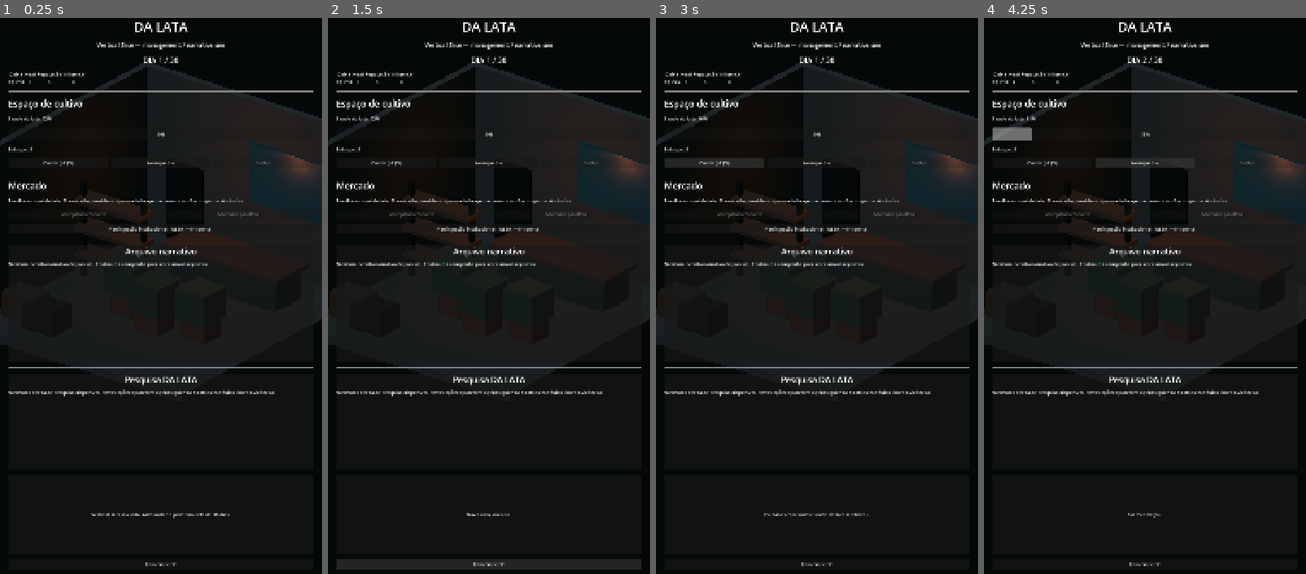
Above: before the commit, frames 1-4 (left to right).
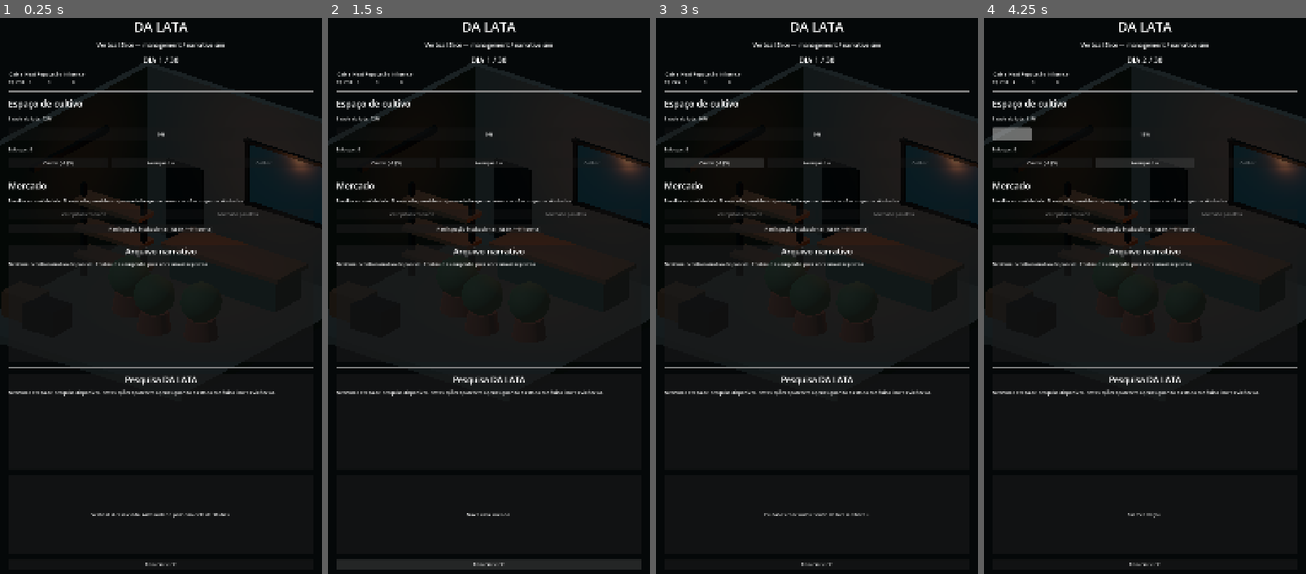
Above: after the commit, the same moments.

Repository: az1nn/growing-rio
Game: Godot game, scene res://scenes/main/main.tscn
Same seed, same stepped clock (60 frames per second), same inputs: the game is played once before the commit and once after it.
Inputs:
- Up to frame 1 (0.25 s): no input
- Up to frame 2 (1.5 s): click "Reiniciar ciclo" at 0.5 s; click "Reiniciar ciclo" at 1.25 s
- Up to frame 3 (3 s): click "Reiniciar ciclo" at 2 s; click "Cuidar (-R$5)" at 2.75 s
- Up to frame 4 (4.25 s): click "Avançar dia" at 3.5 s

The runs differ from the first frame. In frame 1, 0.5% of the frame differs, in the area x 75-100%, y 21-39%; in frame 2, 0.5%; in frame 3, 0.5%; in frame 4, 0.5%.

Commit message:
feat(cena): promote reusable materials and prop silhouettes

Diff:
--- /dev/null
+++ b/resources/visual/materials/concrete.tres
@@ -0,0 +1,5 @@
+[gd_resource type="StandardMaterial3D" format=3]
+
+[resource]
+albedo_color = Color(0.245, 0.255, 0.24, 1)
+roughness = 0.93
--- /dev/null
+++ b/resources/visual/materials/foliage.tres
@@ -0,0 +1,5 @@
+[gd_resource type="StandardMaterial3D" format=3]
+
+[resource]
+albedo_color = Color(0.065, 0.33, 0.16, 1)
+roughness = 0.78
--- /dev/null
+++ b/resources/visual/materials/metal_dark.tres
@@ -0,0 +1,6 @@
+[gd_resource type="StandardMaterial3D" format=3]
+
+[resource]
+albedo_color = Color(0.105, 0.12, 0.125, 1)
+metallic = 0.72
+roughness = 0.34
--- /dev/null
+++ b/resources/visual/materials/terracotta.tres
@@ -0,0 +1,5 @@
+[gd_resource type="StandardMaterial3D" format=3]
+
+[resource]
+albedo_color = Color(0.52, 0.18, 0.085, 1)
+roughness = 0.9
--- /dev/null
+++ b/resources/visual/materials/tile_teal.tres
@@ -0,0 +1,6 @@
+[gd_resource type="StandardMaterial3D" format=3]
+
+[resource]
+albedo_color = Color(0.04, 0.255, 0.235, 1)
+metallic = 0.04
+roughness = 0.48
--- /dev/null
+++ b/resources/visual/materials/window_glass.tres
@@ -0,0 +1,6 @@
+[gd_resource type="StandardMaterial3D" format=3]
+
+[resource]
+albedo_color = Color(0.08, 0.29, 0.37, 1)
+metallic = 0.08
+roughness = 0.24
--- /dev/null
+++ b/resources/visual/materials/wood_warm.tres
@@ -0,0 +1,5 @@
+[gd_resource type="StandardMaterial3D" format=3]
+
+[resource]
+albedo_color = Color(0.36, 0.215, 0.115, 1)
+roughness = 0.73
--- a/scenes/visual/operation_diorama.tscn
+++ b/scenes/visual/operation_diorama.tscn
@@ -1,4 +1,12 @@
-[gd_scene load_steps=20 format=3]
+[gd_scene load_steps=23 format=3]
+
+[ext_resource type="Material" path="res://resources/visual/materials/concrete.tres" id="1_concrete"]
+[ext_resource type="Material" path="res://resources/visual/materials/tile_teal.tres" id="2_tile"]
+[ext_resource type="Material" path="res://resources/visual/materials/metal_dark.tres" id="3_metal"]
+[ext_resource type="Material" path="res://resources/visual/materials/wood_warm.tres" id="4_wood"]
+[ext_resource type="Material" path="res://resources/visual/materials/terracotta.tres" id="5_terracotta"]
+[ext_resource type="Material" path="res://resources/visual/materials/foliage.tres" id="6_foliage"]
+[ext_resource type="Material" path="res://resources/visual/materials/window_glass.tres" id="7_glass"]
 
 [sub_resource type="Environment" id="Environment_operation"]
 background_mode = 1
@@ -8,35 +16,6 @@
 ambient_light_energy = 0.62
 ambient_light_sky_contribution = 0.0
 
-[sub_resource type="StandardMaterial3D" id="Material_concrete"]
-albedo_color = Color(0.28, 0.29, 0.27, 1)
-roughness = 0.9
-
-[sub_resource type="StandardMaterial3D" id="Material_tile"]
-albedo_color = Color(0.055, 0.23, 0.22, 1)
-roughness = 0.62
-
-[sub_resource type="StandardMaterial3D" id="Material_metal"]
-albedo_color = Color(0.13, 0.15, 0.15, 1)
-metallic = 0.58
-roughness = 0.38
-
-[sub_resource type="StandardMaterial3D" id="Material_wood"]
-albedo_color = Color(0.34, 0.21, 0.13, 1)
-roughness = 0.78
-
-[sub_resource type="StandardMaterial3D" id="Material_terracotta"]
-albedo_color = Color(0.5, 0.2, 0.105, 1)
-roughness = 0.92
-
-[sub_resource type="StandardMaterial3D" id="Material_green"]
-albedo_color = Color(0.09, 0.31, 0.17, 1)
-roughness = 0.74
-
-[sub_resource type="StandardMaterial3D" id="Material_window"]
-albedo_color = Color(0.12, 0.35, 0.43, 1)
-roughness = 0.3
-
 [sub_resource type="BoxMesh" id="Mesh_floor"]
 size = Vector3(7.4, 0.22, 8)
 
@@ -64,14 +43,30 @@
 [sub_resource type="BoxMesh" id="Mesh_shelf"]
 size = Vector3(2.2, 0.12, 0.72)
 
-[sub_resource type="BoxMesh" id="Mesh_planter"]
-size = Vector3(0.78, 0.5, 0.78)
-
-[sub_resource type="BoxMesh" id="Mesh_canopy"]
-size = Vector3(0.98, 0.86, 0.98)
+[sub_resource type="CylinderMesh" id="Mesh_planter"]
+top_radius = 0.38
+bottom_radius = 0.48
+height = 0.58
+radial_segments = 12
+rings = 1
+
+[sub_resource type="SphereMesh" id="Mesh_canopy"]
+radius = 0.58
+height = 1.08
+radial_segments = 10
+rings = 5
 
 [sub_resource type="BoxMesh" id="Mesh_crate"]
 size = Vector3(1.0, 0.72, 0.82)
+
+[sub_resource type="BoxMesh" id="Mesh_trim_horizontal"]
+size = Vector3(2.9, 0.1, 0.1)
+
+[sub_resource type="BoxMesh" id="Mesh_trim_vertical"]
+size = Vector3(0.1, 1.95, 0.1)
+
+[sub_resource type="BoxMesh" id="Mesh_pipe"]
+size = Vector3(0.16, 0.16, 3.3)
 
 [node name="OperationDiorama" type="Node3D"]
 
@@ -91,112 +86,138 @@
 [node name="CoolKey" type="DirectionalLight3D" parent="."]
 rotation = Vector3(-0.88, -0.58, 0)
 light_color = Color(0.72, 0.84, 0.94, 1)
-light_energy = 0.82
+light_energy = 0.74
 shadow_enabled = false
 
 [node name="WarmPractical" type="OmniLight3D" parent="."]
 position = Vector3(0.7, 3.15, -1.05)
 light_color = Color(1, 0.55, 0.31, 1)
-light_energy = 2.0
+light_energy = 1.72
 omni_range = 5.2
 shadow_enabled = false
 
 [node name="Floor" type="MeshInstance3D" parent="."]
 position = Vector3(0, -0.11, 0)
-material_override = SubResource("Material_concrete")
+material_override = ExtResource("1_concrete")
 mesh = SubResource("Mesh_floor")
 
 [node name="BackWall" type="MeshInstance3D" parent="."]
 position = Vector3(0, 2.4, -3.89)
-material_override = SubResource("Material_concrete")
+material_override = ExtResource("1_concrete")
 mesh = SubResource("Mesh_back_wall")
 
 [node name="SideWall" type="MeshInstance3D" parent="."]
 position = Vector3(-3.59, 2.4, 0)
-material_override = SubResource("Material_concrete")
+material_override = ExtResource("1_concrete")
 mesh = SubResource("Mesh_side_wall")
 
 [node name="WindowPanel" type="MeshInstance3D" parent="."]
 position = Vector3(1.35, 2.72, -3.75)
-material_override = SubResource("Material_window")
+material_override = ExtResource("7_glass")
 mesh = SubResource("Mesh_panel")
 
 [node name="MetalDoor" type="MeshInstance3D" parent="."]
 position = Vector3(-2.18, 1.15, -3.75)
-material_override = SubResource("Material_metal")
+material_override = ExtResource("3_metal")
 mesh = SubResource("Mesh_door")
 
 [node name="TileCounter" type="MeshInstance3D" parent="."]
 position = Vector3(0.65, 0.45, -2.25)
-material_override = SubResource("Material_tile")
+material_override = ExtResource("2_tile")
 mesh = SubResource("Mesh_counter")
 
 [node name="CounterTop" type="MeshInstance3D" parent="."]
 position = Vector3(0.65, 0.965, -2.25)
-material_override = SubResource("Material_wood")
+material_override = ExtResource("4_wood")
 mesh = SubResource("Mesh_worktop")
 
 [node name="ShelfLeftPost" type="MeshInstance3D" parent="."]
 position = Vector3(-3.05, 1.35, -0.45)
-material_override = SubResource("Material_metal")
+material_override = ExtResource("3_metal")
 mesh = SubResource("Mesh_post")
 
 [node name="ShelfRightPost" type="MeshInstance3D" parent="."]
 position = Vector3(-1.02, 1.35, -0.45)
-material_override = SubResource("Material_metal")
+material_override = ExtResource("3_metal")
 mesh = SubResource("Mesh_post")
 
 [node name="ShelfLow" type="MeshInstance3D" parent="."]
 position = Vector3(-2.04, 0.7, -0.45)
-material_override = SubResource("Material_wood")
+material_override = ExtResource("4_wood")
 mesh = SubResource("Mesh_shelf")
 
 [node name="ShelfMid" type="MeshInstance3D" parent="."]
 position = Vector3(-2.04, 1.48, -0.45)
-material_override = SubResource("Material_wood")
+material_override = ExtResource("4_wood")
 mesh = SubResource("Mesh_shelf")
 
 [node name="ShelfHigh" type="MeshInstance3D" parent="."]
 position = Vector3(-2.04, 2.28, -0.45)
-material_override = SubResource("Material_wood")
+material_override = ExtResource("4_wood")
 mesh = SubResource("Mesh_shelf")
+
+[node name="WindowTrimTop" type="MeshInstance3D" parent="."]
+position = Vector3(1.35, 3.62, -3.67)
+material_override = ExtResource("3_metal")
+mesh = SubResource("Mesh_trim_horizontal")
+
+[node name="WindowTrimBottom" type="MeshInstance3D" parent="."]
+position = Vector3(1.35, 1.82, -3.67)
+material_override = ExtResource("3_metal")
+mesh = SubResource("Mesh_trim_horizontal")
+
+[node name="WindowTrimLeft" type="MeshInstance3D" parent="."]
+position = Vector3(-0.02, 2.72, -3.67)
+material_override = ExtResource("3_metal")
+mesh = SubResource("Mesh_trim_vertical")
+
+[node name="WindowTrimRight" type="MeshInstance3D" parent="."]
+position = Vector3(2.72, 2.72, -3.67)
+material_override = ExtResource("3_metal")
+mesh = SubResource("Mesh_trim_vertical")
+
+[node name="ServicePipe" type="MeshInstance3D" parent="."]
+position = Vector3(-3.42, 3.65, -0.3)
+rotation = Vector3(0, 0, 1.5708)
+material_override = ExtResource("3_metal")
+mesh = SubResource("Mesh_pipe")
 
 [node name="PlanterA" type="MeshInstance3D" parent="."]
 position = Vector3(-0.72, 0.25, 0.58)
-material_override = SubResource("Material_terracotta")
+material_override = ExtResource("5_terracotta")
 mesh = SubResource("Mesh_planter")
 
 [node name="CanopyA" type="MeshInstance3D" parent="."]
 position = Vector3(-0.72, 1.0, 0.58)
-material_override = SubResource("Material_green")
+material_override = ExtResource("6_foliage")
 mesh = SubResource("Mesh_canopy")
 
 [node name="PlanterB" type="MeshInstance3D" parent="."]
 position = Vector3(0.55, 0.25, 1.12)
-material_override = SubResource("Material_terracotta")
+material_override = ExtResource("5_terracotta")
 mesh = SubResource("Mesh_planter")
 
 [node name="CanopyB" type="MeshInstance3D" parent="."]
 position = Vector3(0.55, 1.0, 1.12)
-material_override = SubResource("Material_green")
+material_override = ExtResource("6_foliage")
 mesh = SubResource("Mesh_canopy")
 
 [node name="PlanterC" type="MeshInstance3D" parent="."]
 position = Vector3(1.82, 0.25, 0.72)
-material_override = SubResource("Material_terracotta")
+material_override = ExtResource("5_terracotta")
 mesh = SubResource("Mesh_planter")
 
 [node name="CanopyC" type="MeshInstance3D" parent="."]
 position = Vector3(1.82, 1.0, 0.72)
-material_override = SubResource("Material_green")
+material_override = ExtResource("6_foliage")
 mesh = SubResource("Mesh_canopy")
 
 [node name="StorageCrateA" type="MeshInstance3D" parent="."]
 position = Vector3(-2.7, 0.36, 2.55)
-material_override = SubResource("Material_wood")
+material_override = ExtResource("4_wood")
 mesh = SubResource("Mesh_crate")
 
 [node name="StorageCrateB" type="MeshInstance3D" parent="."]
 position = Vector3(-1.75, 0.36, 2.83)
-material_override = SubResource("Material_metal")
+material_override = ExtResource("3_metal")
 mesh = SubResource("Mesh_crate")
Not shown, changed: docs/CENA-HANDOFF.md
Not shown, changed: docs/VISUAL-DIRECTION.md
